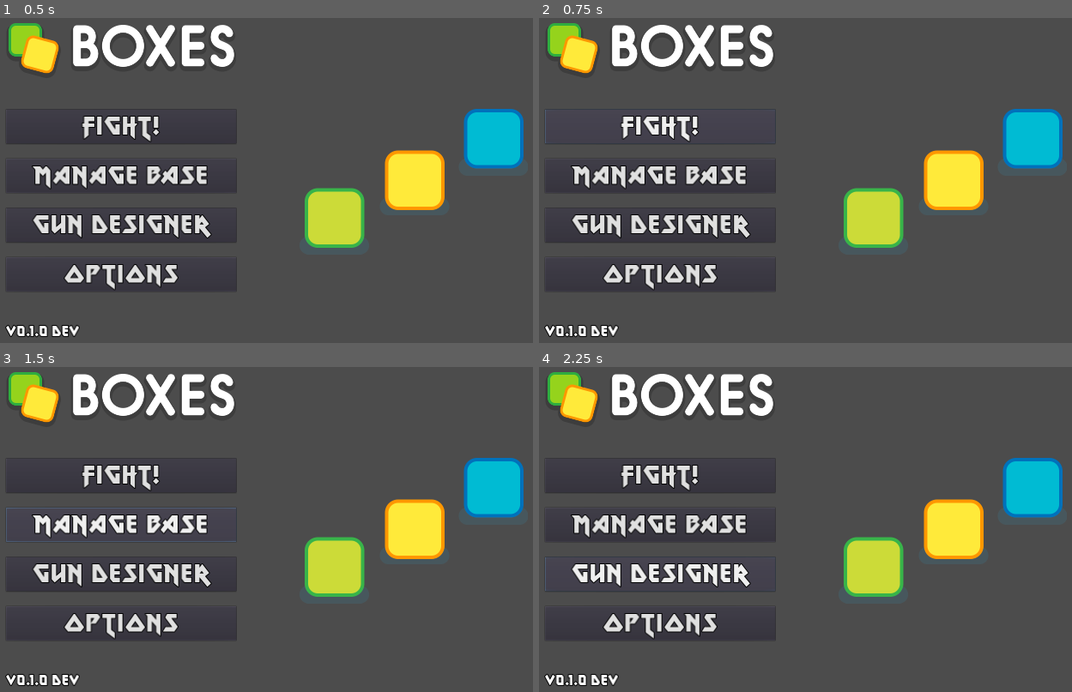
Above: before the commit, frames 1-4 (two rows, left to right).
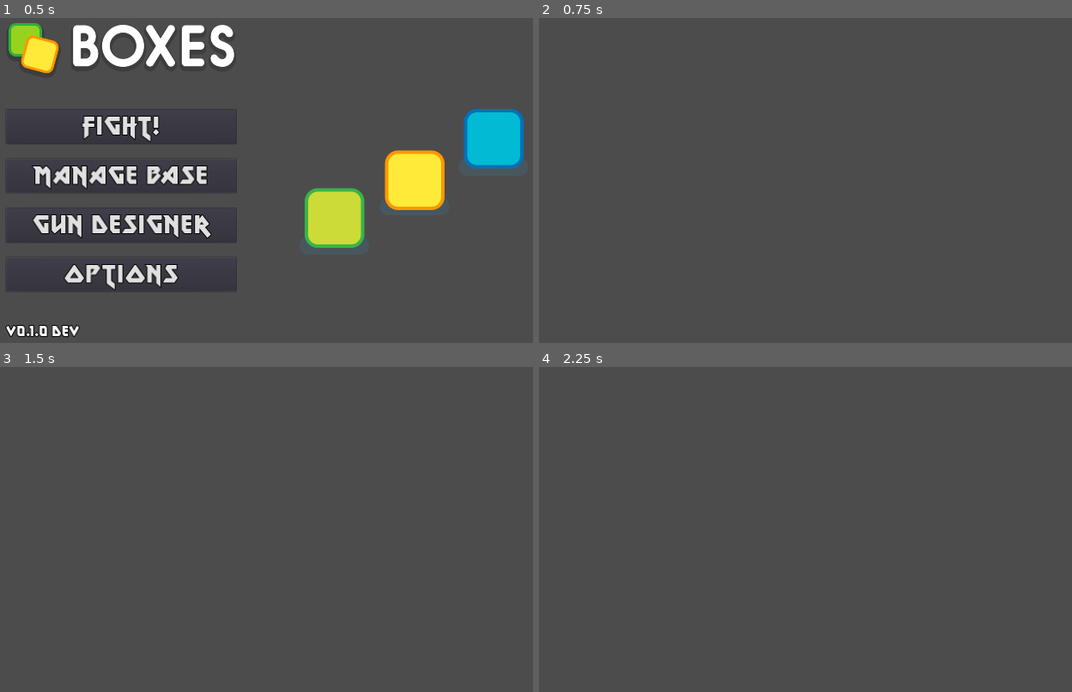
Above: after the commit, the same moments.

Repository: jpiechowka/zombie-shooter-prototype
Game: Godot game, scene res://scenes/main_menu.tscn
Same seed, same stepped clock (60 frames per second), same inputs: the game is played once before the commit and once after it. Before the commit the project has no main scene; this scene is started directly in both runs.
Inputs (mouse positions are in pixels of both pictures, inside the frame that each line leads up to):
- Up to frame 1 (0.5 s): no input
- Up to frame 2 (0.75 s): click "Fight!" at 0.5 s
- Up to frame 3 (1.5 s): click (122, 526) at 1.25 s, where only the run before the commit has a clickable "Manage Base"
- Up to frame 4 (2.25 s): click (661, 575) at 2 s, where only the run before the commit has a clickable "gun Designer"

Frame 1 is identical in both runs. In frame 2, 15% of the frame differs, in the area x 0-99%, y 1-99%; in frame 3, 15%; in frame 4, 15%.

Commit message:
Make use of GlobalSceneLoader and add initial ability to change scenes

Diff:
--- a/project.godot
+++ b/project.godot
@@ -16,7 +16,7 @@
 [application]
 
 config/name="ZombieShooterPrototype"
-run/main_scene="res://scenes/main_game_scene/main_game_scene.tscn"
+run/main_scene="res://scenes/main_menu.tscn"
 config/icon="res://icon.png"
 
 [autoload]
--- a/scenes/gun_designer.tscn
+++ b/scenes/gun_designer.tscn
@@ -1,6 +1,7 @@
-[gd_scene load_steps=4 format=2]
+[gd_scene load_steps=5 format=2]
 
 [ext_resource path="res://assets/fonts/metal_lord/metal_lord.ttf" type="DynamicFontData" id=1]
+[ext_resource path="res://scripts/gun_designer.gd" type="Script" id=2]
 
 [sub_resource type="DynamicFont" id=1]
 size = 100
@@ -25,6 +26,7 @@
 custom_constants/margin_top = 80
 custom_constants/margin_left = 120
 custom_constants/margin_bottom = 80
+script = ExtResource( 2 )
 __meta__ = {
 "_edit_use_anchors_": false
 }
@@ -51,3 +53,4 @@
 margin_bottom = 518.0
 custom_fonts/font = SubResource( 2 )
 text = "Back to Main Menu"
+[connection signal="pressed" from="VBoxContainer/BackBtn" to="." method="_on_BackBtn_pressed"]
--- a/scenes/main_menu.tscn
+++ b/scenes/main_menu.tscn
@@ -1,8 +1,9 @@
-[gd_scene load_steps=6 format=2]
+[gd_scene load_steps=7 format=2]
 
 [ext_resource path="res://assets/fonts/metal_lord/metal_lord.ttf" type="DynamicFontData" id=1]
 [ext_resource path="res://assets/title.png" type="Texture" id=2]
 [ext_resource path="res://assets/characters.png" type="Texture" id=3]
+[ext_resource path="res://scripts/main_menu.gd" type="Script" id=4]
 
 [sub_resource type="DynamicFont" id=1]
 size = 60
@@ -27,6 +28,7 @@
 custom_constants/margin_top = 80
 custom_constants/margin_left = 120
 custom_constants/margin_bottom = 80
+script = ExtResource( 4 )
 __meta__ = {
 "_edit_use_anchors_": false
 }
@@ -106,3 +108,7 @@
 margin_right = 676.0
 margin_bottom = 539.0
 texture = ExtResource( 3 )
+[connection signal="pressed" from="HBoxContainer/VBoxContainer/Menu Options/FightBtn" to="." method="_on_FightBtn_pressed"]
+[connection signal="pressed" from="HBoxContainer/VBoxContainer/Menu Options/ManageBaseBtn" to="." method="_on_ManageBaseBtn_pressed"]
+[connection signal="pressed" from="HBoxContainer/VBoxContainer/Menu Options/GunDesignerBtn" to="." method="_on_GunDesignerBtn_pressed"]
+[connection signal="pressed" from="HBoxContainer/VBoxContainer/Menu Options/OptionsBtn" to="." method="_on_OptionsBtn_pressed"]
--- a/scenes/options_menu.tscn
+++ b/scenes/options_menu.tscn
@@ -1,6 +1,7 @@
-[gd_scene load_steps=4 format=2]
+[gd_scene load_steps=5 format=2]
 
 [ext_resource path="res://assets/fonts/metal_lord/metal_lord.ttf" type="DynamicFontData" id=1]
+[ext_resource path="res://scripts/options_menu.gd" type="Script" id=2]
 
 [sub_resource type="DynamicFont" id=1]
 size = 100
@@ -25,6 +26,7 @@
 custom_constants/margin_top = 80
 custom_constants/margin_left = 120
 custom_constants/margin_bottom = 80
+script = ExtResource( 2 )
 __meta__ = {
 "_edit_use_anchors_": false
 }
@@ -51,3 +53,4 @@
 margin_bottom = 518.0
 custom_fonts/font = SubResource( 2 )
 text = "Back to Main Menu"
+[connection signal="pressed" from="VBoxContainer/BackBtn" to="." method="_on_BackBtn_pressed"]
--- /dev/null
+++ b/scripts/gun_designer.gd
@@ -0,0 +1,10 @@
+extends MarginContainer
+
+
+# Called when the node enters the scene tree for the first time
+func _ready():
+	pass
+
+
+func _on_BackBtn_pressed():
+	GlobalSceneLoader.goto_scene("res://scenes/main_menu.tscn")
--- /dev/null
+++ b/scripts/main_menu.gd
@@ -0,0 +1,22 @@
+extends MarginContainer
+
+
+# Called when the node enters the scene tree for the first time
+func _ready():
+	pass
+
+
+func _on_FightBtn_pressed():
+	GlobalSceneLoader.goto_scene("res://scenes/fight_mode_mockup.tscn")
+
+
+func _on_ManageBaseBtn_pressed():
+	GlobalSceneLoader.goto_scene("res://scenes/manage_base_mode_mockup.tscn")
+
+
+func _on_GunDesignerBtn_pressed():
+	GlobalSceneLoader.goto_scene("res://scenes/gun_designer.tscn")
+
+
+func _on_OptionsBtn_pressed():
+	GlobalSceneLoader.goto_scene("res://scenes/options_menu.tscn")
--- /dev/null
+++ b/scripts/options_menu.gd
@@ -0,0 +1,10 @@
+extends MarginContainer
+
+
+# Called when the node enters the scene tree for the first time
+func _ready():
+	pass
+
+
+func _on_BackBtn_pressed():
+	GlobalSceneLoader.goto_scene("res://scenes/main_menu.tscn")
Renamed: scenes/base_building_mode_mockup.tscn -> scenes/manage_base_mode_mockup.tscn
